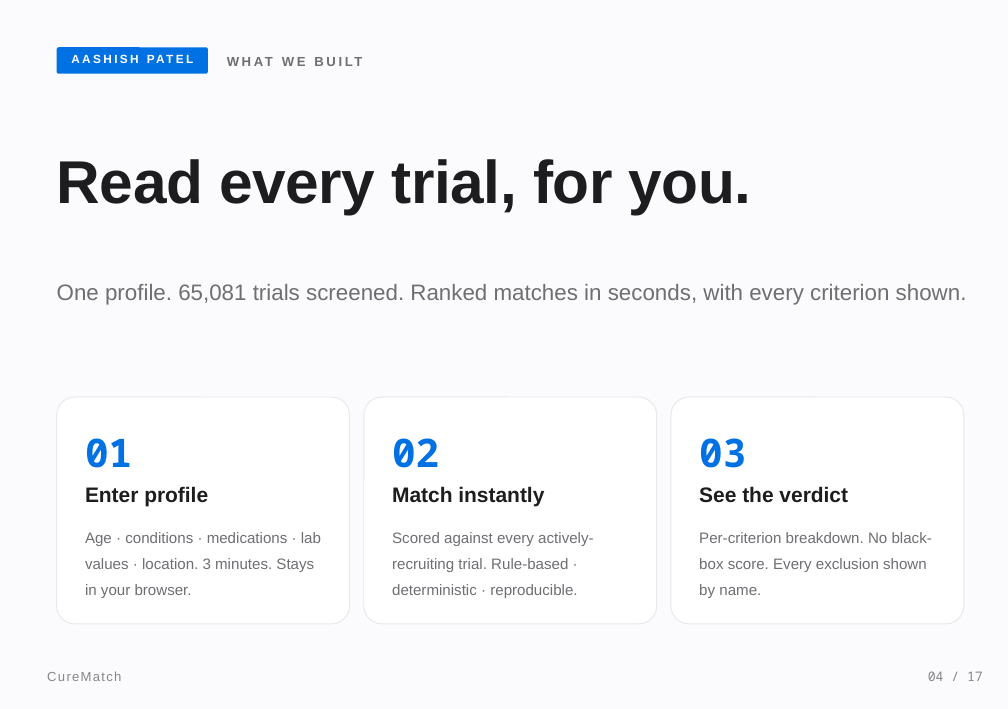
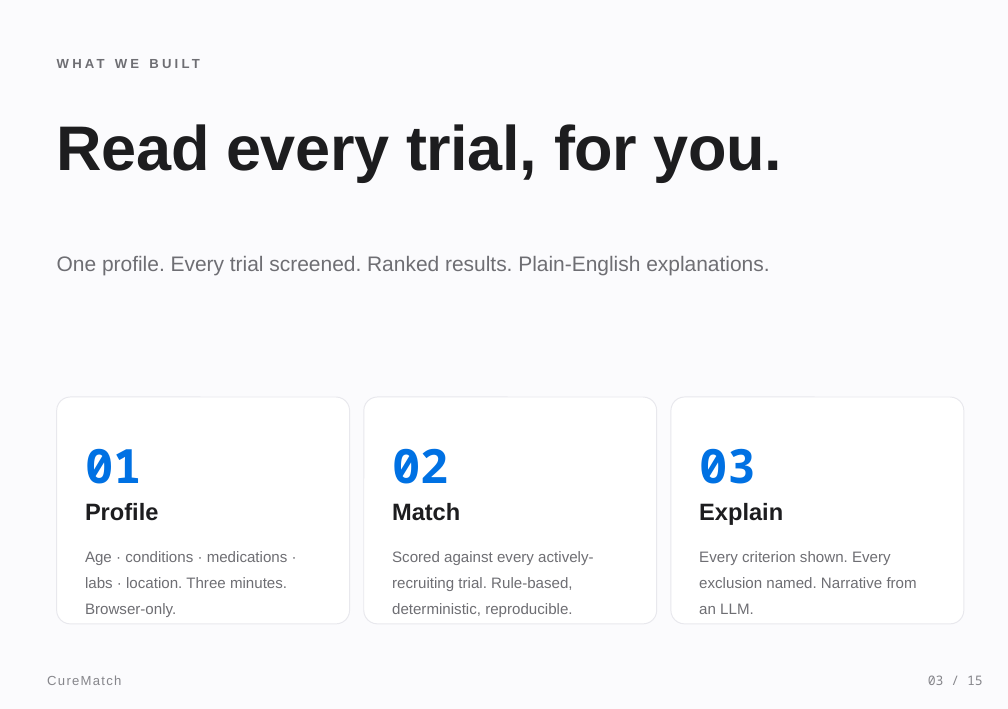
Before and after one commit to meetgajjarx07/curematch, a slide deck: slide 3 of CureMatch_Presentation.pptx (slide 4 before the commit). Drawn at 1008x709 pixels with LibreOffice and Linux fonts; fonts in the diff are those of the drawing. Boxes give left, top, right and bottom in pixels: in the first picture for what was removed or moved away, otherwise in the second. Text is boxed around its words. In the diff, an @@ line names an element or a change of style, - is before the commit and + after.

```diff
--- a/CureMatch_Presentation.pptx
+++ b/CureMatch_Presentation.pptx
@@ text "WHAT WE BUILT": place and size @@
-text "WHAT WE BUILT" at bbox=[227, 47, 982, 74]
+text "WHAT WE BUILT" at bbox=[57, 52, 954, 80]
@@ text "WHAT WE BUILT" at bbox=[57, 52, 954, 80]: letter spacing 2 to 2.5 pt; line spacing 1.15 to 1.2; vertical alignment middle to top @@
@@ rounded rectangle removed at bbox=[57, 47, 208, 74] @@
@@ text removed at bbox=[57, 49, 208, 74] @@
-AASHISH PATEL
@@ text "Read every trial, for you.": place and size @@
-text "Read every trial, for you." at bbox=[57, 159, 752, 214]
+text "Read every trial, for you." at bbox=[57, 124, 782, 182]
@@ text "Read every trial, for you." at bbox=[57, 124, 782, 182]: size 46 to 48 pt; line spacing 1.15 to 1.05 @@
@@ text at bbox=[57, 256, 769, 276]: text changed; size 17 to 16 pt @@
-One profile. 65,081 trials screened. Ranked matches in seconds, with every criterion shown.
+One profile. Every trial screened. Ranked results. Plain-English explanations.
@@ proportions changed in 3 elements at bbox=[57, 397, 350, 624], bbox=[364, 397, 657, 624], bbox=[671, 397, 964, 624] @@
@@ size 30 to 36 pt, letter spacing 0 to -0.2 pt; line spacing 1.15 to 1.2 in 3 elements at bbox=[85, 448, 141, 484], bbox=[392, 448, 448, 484], bbox=[699, 448, 755, 484] @@
@@ text at bbox=[85, 503, 158, 521]: text changed; size 16 to 18 pt @@
-Enter profile
+Profile
@@ text at bbox=[392, 503, 460, 521]: text changed; size 16 to 18 pt @@
-Match instantly
+Match
@@ text removed at bbox=[699, 486, 848, 503] @@
-See the verdict
@@ text added at bbox=[699, 503, 783, 525], 18 pt, text #1D1D1F, bold @@
+Explain
@@ text at bbox=[85, 551, 288, 617]: text changed @@
-Age · conditions · medications · lab values · location. 3 minutes. Stays in your browser.
+Age · conditions · medications · labs · location. Three minutes. Browser-only.
@@ text at bbox=[392, 551, 593, 617]: text changed @@
-Scored against every actively-recruiting trial. Rule-based · deterministic · reproducible.
+Scored against every actively-recruiting trial. Rule-based, deterministic, reproducible.
@@ text at bbox=[699, 551, 917, 614]: text changed @@
-Per-criterion breakdown. No black-box score. Every exclusion shown by name.
+Every criterion shown. Every exclusion named. Narrative from an LLM.
@@ text "CureMatch" at bbox=[47, 675, 121, 685]: line spacing 1.15 to 1.2 @@
@@ text removed at bbox=[928, 671, 983, 681] @@
-04 / 17
@@ text added at bbox=[928, 675, 983, 685], 10 pt, text #86868B @@
+03 / 15
```
Also in this commit, not shown: 8 other slides changed, 6 slides added, 8 slides removed, 2 other files.
